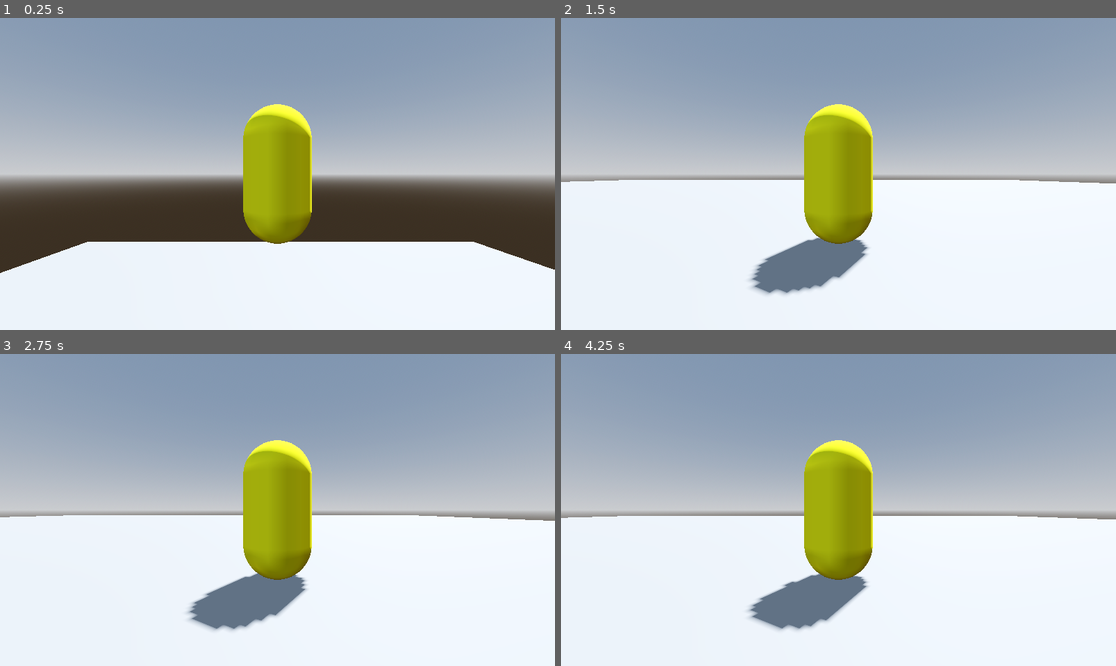
Above: before the commit, frames 1-4 (two rows, left to right).
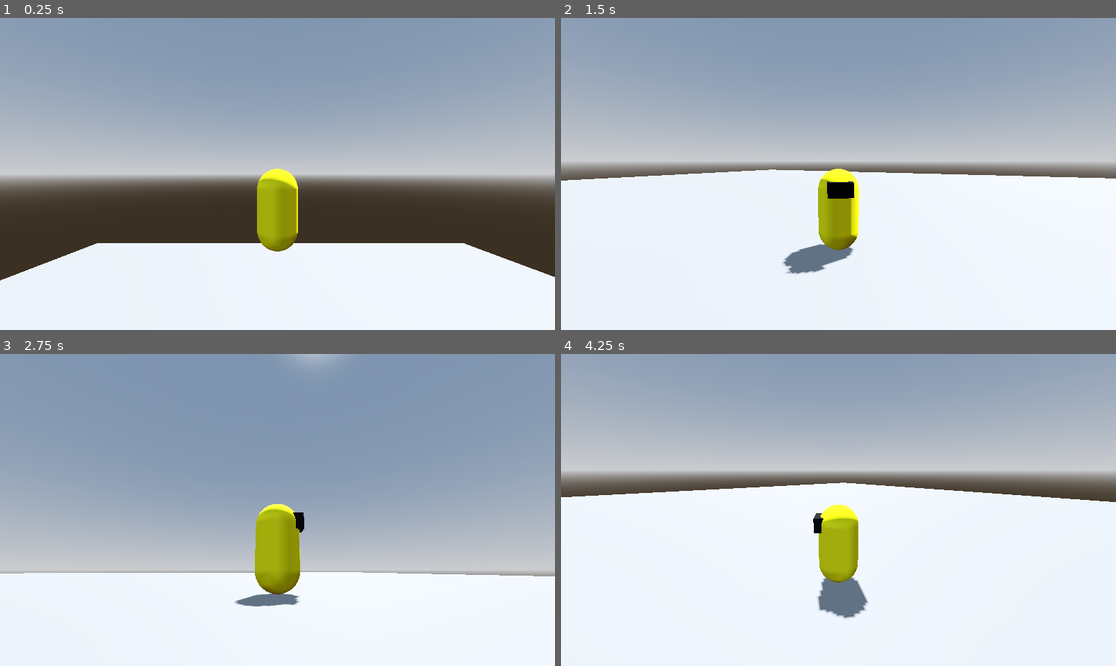
Above: after the commit, the same moments.

Repository: AndresSaavedra01/BIOPOCHITO-GAME
Game: Godot game, scene res://Escenas/world.tscn
Same seed, same stepped clock (60 frames per second), same inputs: the game is played once before the commit and once after it.
Inputs (mouse positions are in pixels of both pictures, inside the frame that each line leads up to):
- Up to frame 1 (0.25 s): no input
- Up to frame 2 (1.5 s): move the mouse to (960, 158) at 0.52 s; hold D (right) 0.53-1.28 s; tap Space (jump) at 0.77 s; move the mouse to (727, 189) at 1.27 s; hold S (down) from 1.28 s (still down)
- Up to frame 3 (2.75 s): tap Space (jump) at 1.52 s; move the mouse to (333, 441) at 2.02 s; release S (down) at 2.03 s; hold D (right) from 2.03 s (still down)
- Up to frame 4 (4.25 s): move the mouse to (810, 572) at 2.77 s; release D (right) at 2.78 s; hold W (up) 2.78-3.53 s; tap Space (jump) at 3.02, 3.77 s; move the mouse to (1005, 556) at 3.52 s; hold A (left) from 3.53 s (still down); tap Escape (ui_cancel) at 4.15 s

The runs differ from the first frame. In frame 1, 4.9% of the frame differs, in the area x 0-100%, y 27-85%; in frame 2, 11%; in frame 3, 38%, in the area x 0-100%, y 0-89%; in frame 4, 28%.

Commit message:
feat: camara basica

Diff:
--- a/Escenas/camera_player.tscn
+++ /dev/null
@@ -1,12 +0,0 @@
-[gd_scene format=3 uid="uid://dmsc737c0tb4j"]
-
-[sub_resource type="BoxShape3D" id="BoxShape3D_hps03"]
-
-[node name="CameraPlayer" type="Node3D" unique_id=751600940]
-
-[node name="SpringArm3D" type="SpringArm3D" parent="." unique_id=1060413469]
-shape = SubResource("BoxShape3D_hps03")
-spring_length = 3.0
-margin = 0.1
-
-[node name="Camera3D" type="Camera3D" parent="SpringArm3D" unique_id=1534468592]
--- a/Escenas/player.tscn
+++ b/Escenas/player.tscn
@@ -1,9 +1,11 @@
 [gd_scene format=3 uid="uid://r85rk6tglmw2"]
 
 [ext_resource type="Script" uid="uid://8ydc0yk2etj5" path="res://Scripts/player.gd" id="1_4flbx"]
-[ext_resource type="PackedScene" uid="uid://dmsc737c0tb4j" path="res://Escenas/camera_player.tscn" id="2_i8vih"]
+[ext_resource type="Script" uid="uid://cl81edop5h3e8" path="res://Scripts/camera_controller.gd" id="2_i8vih"]
 
 [sub_resource type="CapsuleShape3D" id="CapsuleShape3D_onrkg"]
+
+[sub_resource type="SphereShape3D" id="SphereShape3D_cnkc8"]
 
 [sub_resource type="StandardMaterial3D" id="StandardMaterial3D_i3pqv"]
 albedo_color = Color(1, 1, 0, 1)
@@ -18,17 +20,31 @@
 material = SubResource("StandardMaterial3D_sweqy")
 size = Vector3(0.575, 0.35, 0.76)
 
-[node name="Player" type="CharacterBody3D" unique_id=205796216]
+[node name="Player" type="CharacterBody3D" unique_id=205796216 node_paths=PackedStringArray("camera_controller", "skin")]
 script = ExtResource("1_4flbx")
+camera_controller = NodePath("CameraController")
+skin = NodePath("Skin")
 
 [node name="CollisionShape3D" type="CollisionShape3D" parent="." unique_id=1269500095]
 shape = SubResource("CapsuleShape3D_onrkg")
 
-[node name="MeshInstance3D" type="MeshInstance3D" parent="." unique_id=1361151921]
+[node name="CameraController" type="Node3D" parent="." unique_id=968712654]
+transform = Transform3D(1, 0, 0, 0, 1, 0, 0, 0, 1, 0, 0.47891706, 0)
+script = ExtResource("2_i8vih")
+
+[node name="SpringArm3D" type="SpringArm3D" parent="CameraController" unique_id=514105524]
+transform = Transform3D(1, 0, 0, 0, 1, 0, 0, 0, 1, 0, 0.39066303, 0)
+shape = SubResource("SphereShape3D_cnkc8")
+spring_length = 5.0
+
+[node name="Camera3D" type="Camera3D" parent="CameraController/SpringArm3D" unique_id=88497980]
+current = true
+
+[node name="Skin" type="Node3D" parent="." unique_id=1393585303]
+
+[node name="MeshInstance3D" type="MeshInstance3D" parent="Skin" unique_id=1361151921]
 mesh = SubResource("CapsuleMesh_hqtel")
 
-[node name="MeshInstance3D" type="MeshInstance3D" parent="MeshInstance3D" unique_id=1374234120]
+[node name="MeshInstance3D" type="MeshInstance3D" parent="Skin/MeshInstance3D" unique_id=1374234120]
 transform = Transform3D(1, 0, 0, 0, 1, 0, 0, 0, 1, 0, 0.54598594, -0.20629388)
 mesh = SubResource("BoxMesh_2hs0m")
-
-[node name="CameraPlayer" parent="." unique_id=751600940 instance=ExtResource("2_i8vih")]
--- a/Scripts/camera_3d.gd
+++ /dev/null
@@ -1,13 +0,0 @@
-extends Camera3D
-
-var disired_offset: Vector2
-var min_offset = -200
-var max_offset = 200
-
-func _ready() -> void:
-	pass # Replace with function body.
-
-
-# Called every frame. 'delta' is the elapsed time since the previous frame.
-func _process(delta: float) -> void:
-	disired_offset = clamp()
--- /dev/null
+++ b/Scripts/camera_controller.gd
@@ -0,0 +1,40 @@
+extends Node3D
+
+@export var sensibility := 0.002
+@onready var spring_arm :=  $SpringArm3D
+@onready var camera := $SpringArm3D/Camera3D
+
+var h_rotation := 0.0
+var v_rotation := 0.0
+
+func _ready() -> void:
+	Input.mouse_mode =  Input.MOUSE_MODE_CAPTURED
+
+
+func _process(delta: float) -> void:
+	pass
+
+
+func _unhandled_input(event: InputEvent) -> void:
+	if event is InputEventMouseMotion:
+		rotate_camera(event.relative)
+
+	if Input.is_action_just_pressed("ui_cancel"):
+		if Input.mouse_mode == Input.MOUSE_MODE_CAPTURED:
+			Input.mouse_mode = Input.MOUSE_MODE_VISIBLE
+		else: Input.mouse_mode = Input.MOUSE_MODE_CAPTURED
+
+
+func rotate_camera(mouse_delta):
+	h_rotation -= mouse_delta.x * sensibility
+	rotation.y =  h_rotation
+
+	v_rotation -= mouse_delta.y * sensibility
+	spring_arm.rotation.x = clamp(v_rotation, -1, 1)
+
+
+func get_forward_direction() -> Vector3:
+	return -camera.global_transform.basis.z
+
+func get_right_direction() -> Vector3:
+	return camera.global_transform.basis.x
--- a/Scripts/player.gd
+++ b/Scripts/player.gd
@@ -1,27 +1,42 @@
 extends CharacterBody3D
 
+@onready var camera_controller := $CameraController
+@onready var skin := $Skin
 
 const SPEED = 5.0
 const JUMP_VELOCITY = 4.5
 
 
 func _physics_process(delta: float) -> void:
-	# Add the gravity.
+
 	if not is_on_floor():
 		velocity += get_gravity() * delta
 	# Handle jump.
 	if Input.is_action_just_pressed("jump") and is_on_floor():
 		velocity.y = JUMP_VELOCITY
 
-	# Get the input direction and handle the movement/deceleration.
-	# As good practice, you should replace UI actions with custom gameplay actions.
+
 	var input_dir := Input.get_vector("left", "right", "up", "down")
-	var direction := (transform.basis * Vector3(input_dir.x, 0, input_dir.y)).normalized()
-	if direction:
-		velocity.x = direction.x * SPEED
-		velocity.z = direction.z * SPEED
+	var move_direction =  get_move_direction(input_dir);
+
+	if move_direction:
+		velocity.x = move_direction.x * SPEED
+		velocity.z = move_direction.z * SPEED
+		rotate_skin(delta, move_direction)
 	else:
 		velocity.x = move_toward(velocity.x, 0, SPEED)
 		velocity.z = move_toward(velocity.z, 0, SPEED)
 
 	move_and_slide()
+
+
+func get_move_direction(input: Vector2) -> Vector3:
+	var forward = camera_controller.get_forward_direction()
+	var right = camera_controller.get_right_direction()
+
+	return (forward * -input.y + right * input.x).normalized()
+
+func rotate_skin(delta: float, move_direction: Vector3):
+	var target_rotation = atan2(-move_direction.x, -move_direction.z)
+	var new_direction = lerp_angle(skin.rotation.y, target_rotation, 10 * delta)
+	skin.rotation.y = new_direction
Not shown, removed: Scripts/camera_3d.gd.uid
Not shown, added: Scripts/camera_controller.gd.uid
